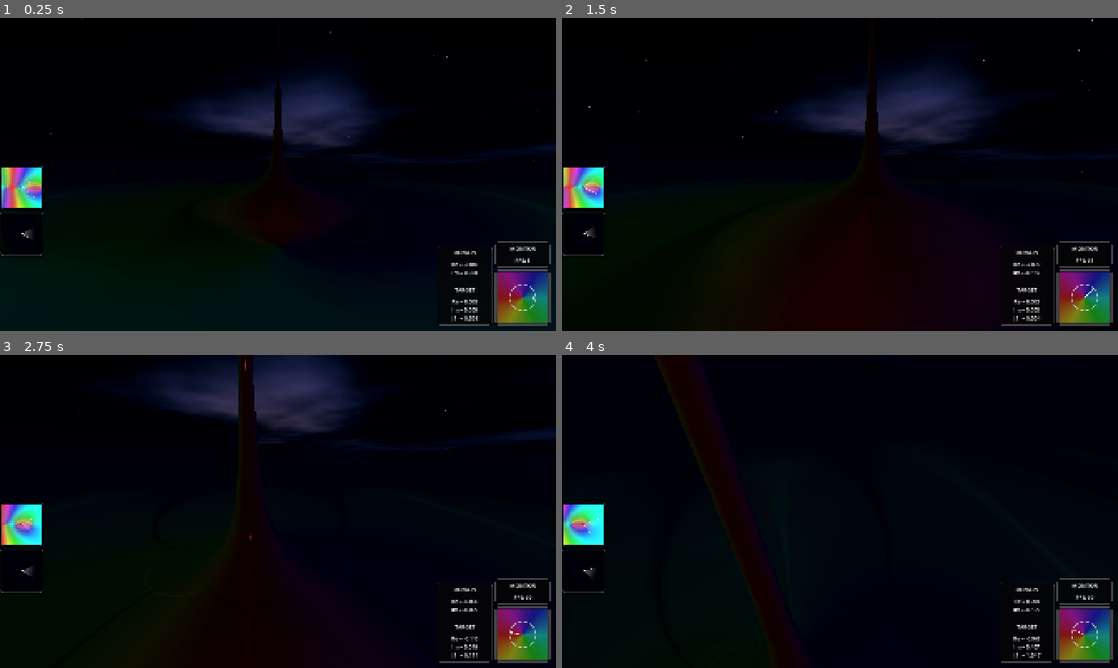
Above: before the commit, frames 1-4 (two rows, left to right).
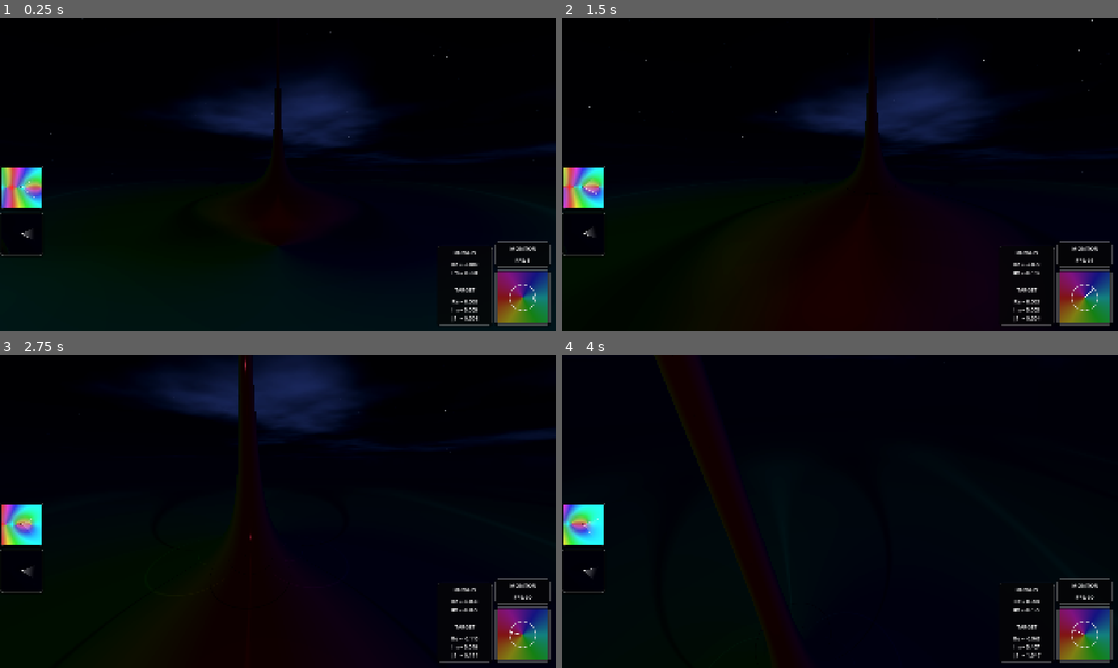
Above: after the commit, the same moments.

Repository: allanino/complex-functions-explorer
Game: Godot game, scene res://core/main.tscn
Same seed, same stepped clock (60 frames per second), same inputs: the game is played once before the commit and once after it.
Inputs (mouse positions are in pixels of both pictures, inside the frame that each line leads up to):
- Up to frame 1 (0.25 s): no input
- Up to frame 2 (1.5 s): tap Enter at 0.5 s; move the mouse to (867, 174) at 0.52 s; hold W (move_forward) from 0.53 s (still down); tap G at 0.6 s; click (867, 174) at 0.67 s; tap Space at 0.77 s; move the mouse to (812, 174) at 1.27 s; tap N at 1.35 s
- Up to frame 3 (2.75 s): keep holding W (move_forward); tap Space at 1.52 s; move the mouse to (289, 505) at 2.02 s; tap C at 2.1 s
- Up to frame 4 (4 s): keep holding W (move_forward); move the mouse to (834, 517) at 2.77 s; tap Z at 2.85 s; click (834, 517) at 2.92 s; tap Space at 3.02, 3.77 s; move the mouse to (878, 514) at 3.52 s; tap R at 3.6 s

The runs differ from the first frame. In frame 1, less than 0.1% of the frame differs, in the area x 46-59%, y 35-40%; in frame 2, 0.2%; in frame 3, 0.6%, in the area x 37-57%, y 11-24%; in frame 4, less than 0.1%.

Commit message:
Fix Godot 4 NaN sky artifacts bug
* Decoupled the sky shader from Godot's built-in `LIGHT0_DIRECTION` (and other `LIGHT0/1` uniforms), to bypass a known Godot 4 mobile renderer bug where occlusion-culled DirectionalLight3D nodes pass NaN values to custom sky shaders.
* Replaced `LIGHT*_DIRECTION` with custom uniforms (e.g., `light0_dir_custom`) supplied manually by GDScript in `environment/environment.gd`, using `-sun_dir` to point from the origin *to* the light.
* Fixed the `smoothstep(edge0, edge1, x)` issue for sun and moon disks where `edge0 > edge1`, which causes undefined behavior and black squares on strict mobile GPUs. Used `1.0 - smoothstep(edge1, edge0, x)` instead.

Co-authored-by: allanino <5325241+allanino@users.noreply.github.com>

Diff:
--- a/environment/environment.gd
+++ b/environment/environment.gd
@@ -78,6 +78,16 @@
 			sky_mat.set_shader_parameter("night_factor", night_factor)
 			sky_mat.set_shader_parameter("sky_luminosity", Config.sky_luminosity)
 
+			sky_mat.set_shader_parameter("light0_dir_custom", -sun_dir)
+			sky_mat.set_shader_parameter("light0_enabled_custom", sun_elevation > -0.01)
+			sky_mat.set_shader_parameter("light0_col_custom", sun.light_color)
+			sky_mat.set_shader_parameter("light0_en_custom", sun.light_energy)
+
+			sky_mat.set_shader_parameter("light1_dir_custom", -moon_dir)
+			sky_mat.set_shader_parameter("light1_col_custom", moon.light_color)
+			sky_mat.set_shader_parameter("light1_en_custom", moon.light_energy)
+
+
 		# Setup fog color
 		if Config.fog_density > 0.0:
 			var env = world_environment.environment
--- a/environment/sky.gdshader
+++ b/environment/sky.gdshader
@@ -6,6 +6,15 @@
 uniform float golden_hour_factor = 0.0;
 uniform float night_factor = 0.0;
 uniform float sky_luminosity = 1.0;
+uniform vec3 light0_dir_custom = vec3(0.0, 1.0, 0.0);
+uniform bool light0_enabled_custom = true;
+uniform vec3 light0_col_custom = vec3(1.0);
+uniform float light0_en_custom = 1.0;
+
+uniform vec3 light1_dir_custom = vec3(0.0, -1.0, 0.0);
+uniform vec3 light1_col_custom = vec3(1.0);
+uniform float light1_en_custom = 1.0;
+
 uniform bool performance_protection_active = false;
 
 // Dave Hoskins' hash (2D to 1D)
@@ -181,7 +190,7 @@
     if (light0_enabled && light0_en > 0.0) {
         float sun_dist = distance(eye_dir, light0_dir);
         float sun_size = 0.05;
-        float sun_disk = smoothstep(sun_size * 0.5, sun_size * 0.45, sun_dist);
+        float sun_disk = 1.0 - smoothstep(sun_size * 0.45, sun_size * 0.5, sun_dist);
         // disk_intensity stays 1.0 while sun is visible to keep its size
         // Using a small threshold to avoid flickering
         float disk_intensity = smoothstep(0.0, 0.1, light0_en);
@@ -205,7 +214,7 @@
         float moon_dist = distance(eye_dir, light1_dir);
         // Moon disk: Match sun size
         float moon_size = 0.05;
-        float moon_disk = smoothstep(moon_size * 0.5, moon_size * 0.45, moon_dist);
+        float moon_disk = 1.0 - smoothstep(moon_size * 0.45, moon_size * 0.5, moon_dist);
         float moon_disk_intensity = smoothstep(0.0, 0.1, light1_en);
         cloud_final_color += light1_col * moon_disk * moon_disk_intensity;
 
@@ -265,7 +274,7 @@
         float grad_factor = clamp(eye_alt / horizon_span, 0.0, 1.0);
         grad_factor = 1.0 - exp(-grad_factor * mix(2.0, 4.0, golden_hour_factor));
         vec3 final_color = mix(current_horizon, current_sky, grad_factor);
-        float sun_factor = pow(max(dot(EYEDIR, LIGHT0_DIRECTION), 0.0), 3.0);
+        float sun_factor = pow(max(dot(EYEDIR, light0_dir_custom), 0.0), 3.0);
         final_color += current_horizon * sun_factor * 0.08;
 
         float horizon_alt = max(eye_alt, 0.0);
@@ -278,13 +287,13 @@
 
         vec3 cloud_final_color;
         // Clouds
-        compute_clouds(EYEDIR, eye_alt, TIME, current_cloud, final_color, LIGHT0_ENABLED, LIGHT0_DIRECTION, LIGHT0_COLOR, cloud_final_color);
+        compute_clouds(EYEDIR, eye_alt, TIME, current_cloud, final_color, light0_enabled_custom, light0_dir_custom, light0_col_custom, cloud_final_color);
 
         // Sun & Moon
-        compute_sun_moon(EYEDIR, LIGHT0_ENABLED, LIGHT0_DIRECTION, LIGHT0_COLOR, LIGHT0_ENERGY, LIGHT1_DIRECTION, LIGHT1_COLOR, LIGHT1_ENERGY, cloud_final_color);
+        compute_sun_moon(EYEDIR, light0_enabled_custom, light0_dir_custom, light0_col_custom, light0_en_custom, light1_dir_custom, light1_col_custom, light1_en_custom, cloud_final_color);
 
         // Haze
-        compute_haze(EYEDIR, night_factor, golden_hour_factor, LIGHT0_ENABLED, LIGHT0_DIRECTION, LIGHT0_COLOR, cloud_final_color);
+        compute_haze(EYEDIR, night_factor, golden_hour_factor, light0_enabled_custom, light0_dir_custom, light0_col_custom, cloud_final_color);
 
         COLOR = cloud_final_color * sky_luminosity;
     }
